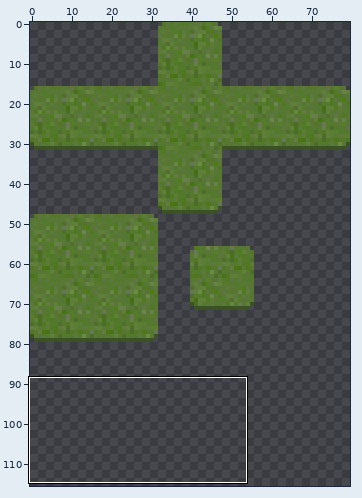
One commit to this sprite sheet: Graphics/GrassTiles.png. The first picture is a wide view before the edit; the outline marks the close-up.
Close-up. Before the commit:
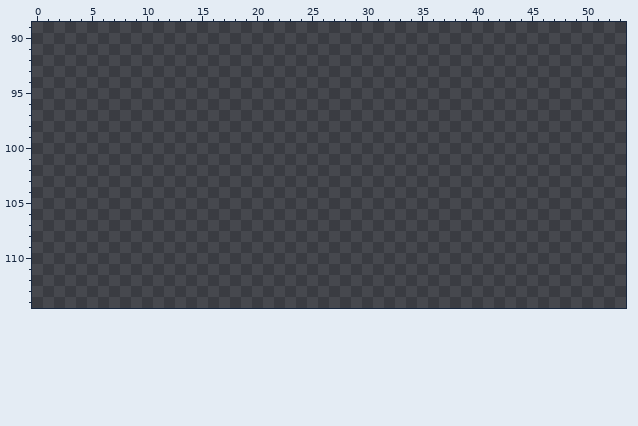
Colours within 5 levels of each other are drawn and written as one. Shown: x 0..53, y 89..114. The wide view leaves out empty margins.
Now the later version:
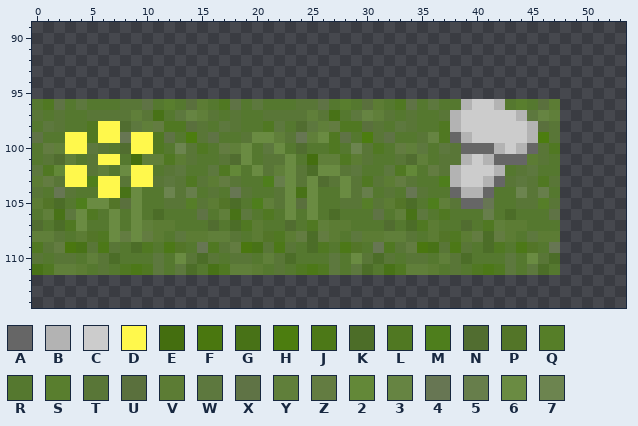
Palette (. is transparent): A #666666  B #b3b3b3  C #cccccc  D #fff84c  E #446e0f  F #4a770f  G #487217  H #4c7d0f  J #4c7817  K #4c6d28  L #507822  M #4e7e1c  N #516d30  P #537528  Q #567e28  R #55782f  S #597e2e  T #597637  U #5a703d  V #5c7c34  W #5d783e  X #5f7345  Y #607f3a  Z #637c41  2 #638838  3 #668442  4 #677653  5 #677e4b  6 #6a8b42  7 #6c844f
Changes in this commit:
file 80x128 -> 160x256 pixels (blocks of 1x1 -> 2x2; one block is one cell here)
Changed rows in their new state; - is an unchanged pixel.
first column x 0:
 96 RLXRWRRRTTXRSRUVRLXRWRRRTTXRSRUVRLXRWRRBCCBRSRUV
 97 TRTRRTTTTYTGRW3YTRTRRTTTTYTGRW3YTRTRRTBCCCCCBW3Y
 98 RWTRRLDDNWYZLLUTRWTRRLWRNWYZLLUTRWTRRLBCCCCCCBUT
 99 XRRDDLDD4DDLXRHTXRRT66YT4Y6LXRHTXRRT3LABCCCCCBHT
100 RZYDDWTRNDDLR7TLRZY6RW6RNRRLR7TLRZYWRWTAAABCBATL
101 RTNYRTDDREYYLVTRRTN6RTT6REYYLVTRRTNYRTTBCBAAAVTR
102 WL2DDTYR6DDRTWRRWL2R6TY6TK66TWRRWL2RZTBCCCBRTWRR
103 VZTDDMDDTDDTWTLTVZTRRM56T6NT6TLTVZTRRMBCCBATWTLT
104 TR4TRRDDG6RR7T5RTR4TRRT6G6RR6T5RTR4TRRABBARR7T5R
105 VPKRM66PU6RRTTQTVPKRMYT6U6RRTTQTVPKRMYTAA4RRTTQT
106 RYGW6LR6R6RKRRRXRYGWRLR6R6RKRRRXRYGWRLRRR5RKRRRX
107 NRKL6RR6R6YVVRRRNRKLVRRNRLYVVRRRNRKLVRRNRLYVVRRR
108 YYTRVPL6Z6ZVRWVVYYTRVPLVZKZVRWVVYYTRVPLVZKZVRWVV
109 LTZFGTJTRKLRJPR4LTZFGTJTRKLRJPR4LTZFGTJTRKLRJPR4
110 TRTTRYTKRRRWR6TKTRTTRYTKRRRWR6TKTRTTRYTKRRRWR6TK
111 GLYYVRTRLJLWRWKRGLYYVRTRLJLWRWKRGLYYVRTRLJLWRWKR
Where, in picture pixels (left, top, right, bottom), the same in both close-ups:
added: (32, 99, 560, 275)
